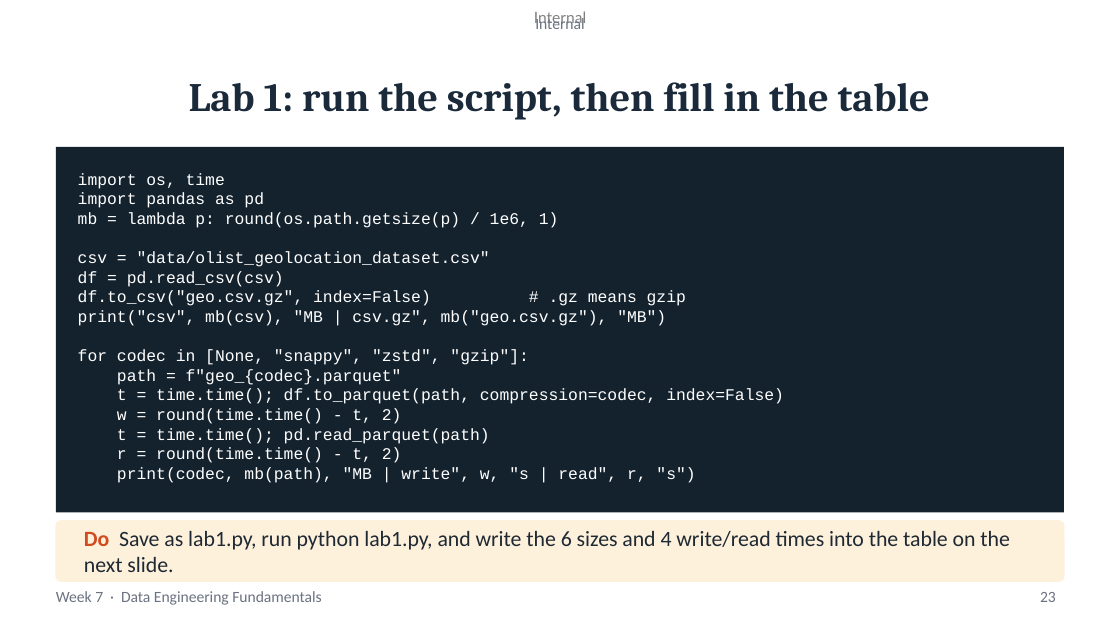
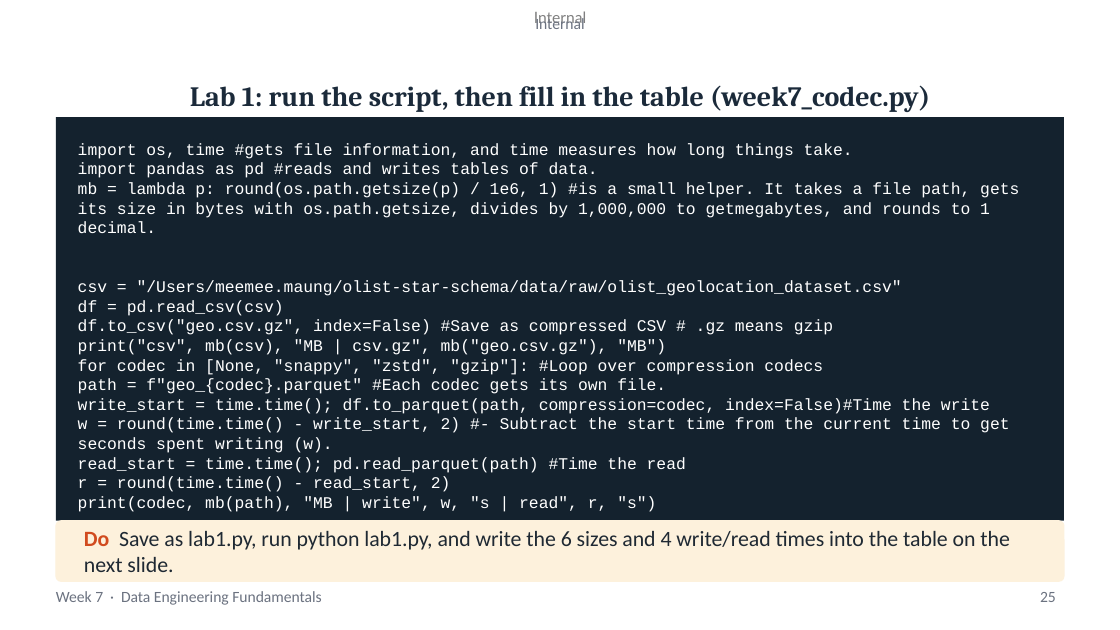
Before and after one commit to joejoe192/olist-de-capstone, a slide deck: slide 25 of week7_day_1_file_formats_and_working_at_scale.pptx (slide 23 before the commit). Drawn at 1120x630 pixels with LibreOffice and Linux fonts; fonts in the diff are those of the drawing. Boxes give left, top, right and bottom in pixels: in the first picture for what was removed or moved away, otherwise in the second. Text is boxed around its words. In the diff, an @@ line names an element or a change of style, - is before the commit and + after.

```diff
--- a/week7_day_1_file_formats_and_working_at_scale.pptx
+++ b/week7_day_1_file_formats_and_working_at_scale.pptx
@@ title at [190,85,930,112]: text changed; size 34.7 to 24 pt @@
-Lab 1: run the script, then fill in the table
+Lab 1: run the script, then fill in the table (week7_codec.py)
@@ rectangle "import os, time #gets file ...": place and size @@
-rectangle "import os, time #gets file ..." at [56,147,1065,513]
+rectangle "import os, time #gets file ..." at [56,118,1065,521]
@@ text in rectangle at [78,143,1019,296]: text changed @@
-import os, time
-import pandas as pd
-mb = lambda p: round(os.path.getsize(p) / 1e6, 1)
-csv = "data/olist_geolocation_dataset.csv"
+import os, time #gets file information, and time measures how long things take.
+import pandas as pd #reads and writes tables of data.
+mb = lambda p: round(os.path.getsize(p) / 1e6, 1) #is a small helper. It takes a file path, gets its size in bytes with os.path.getsize, divides by 1,000,000 to getmegabytes, and rounds to 1 decimal.
+csv = "/Users/meemee.maung/olist-star-schema/data/raw/olist_geolocation_dataset.csv"
@@ text in rectangle at [78,319,833,335]: text changed @@
-df.to_csv("geo.csv.gz", index=False) # .gz means gzip
+df.to_csv("geo.csv.gz", index=False) #Save as compressed CSV # .gz means gzip
@@ text in rectangle at [78,359,1009,492]: text changed @@
-for codec in [None, "snappy", "zstd", "gzip"]:
-path = f"geo_{codec}.parquet"
-t = time.time(); df.to_parquet(path, compression=codec, index=False)
-w = round(time.time() - t, 2)
-t = time.time(); pd.read_parquet(path)
-r = round(time.time() - t, 2)
+for codec in [None, "snappy", "zstd", "gzip"]: #Loop over compression codecs
+path = f"geo_{codec}.parquet" #Each codec gets its own file.
+write_start = time.time(); df.to_parquet(path, compression=codec, index=False)#Time the write
+w = round(time.time() - write_start, 2) #- Subtract the start time from the current time to get seconds spent writing (w).
+read_start = time.time(); pd.read_parquet(path) #Time the read
+r = round(time.time() - read_start, 2)
@@ page number at [1040,592,1056,602]: text changed @@
-23
+25
```
Also in this commit, not shown: 6 other slides changed, 3 slides added.
